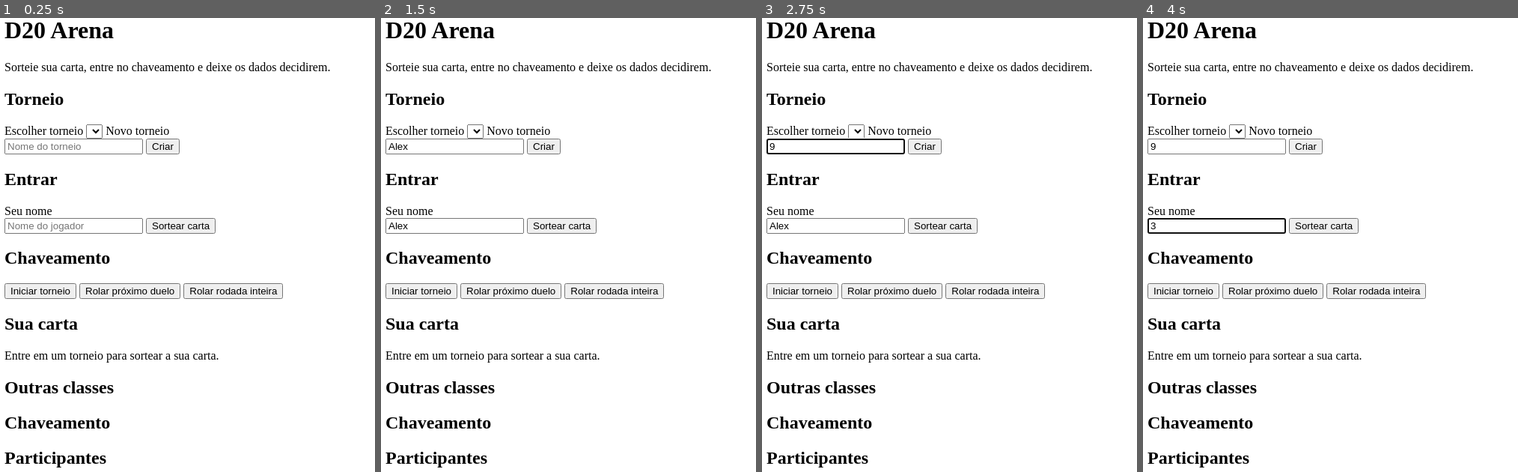
Above: before the commit, frames 1-4 (left to right).
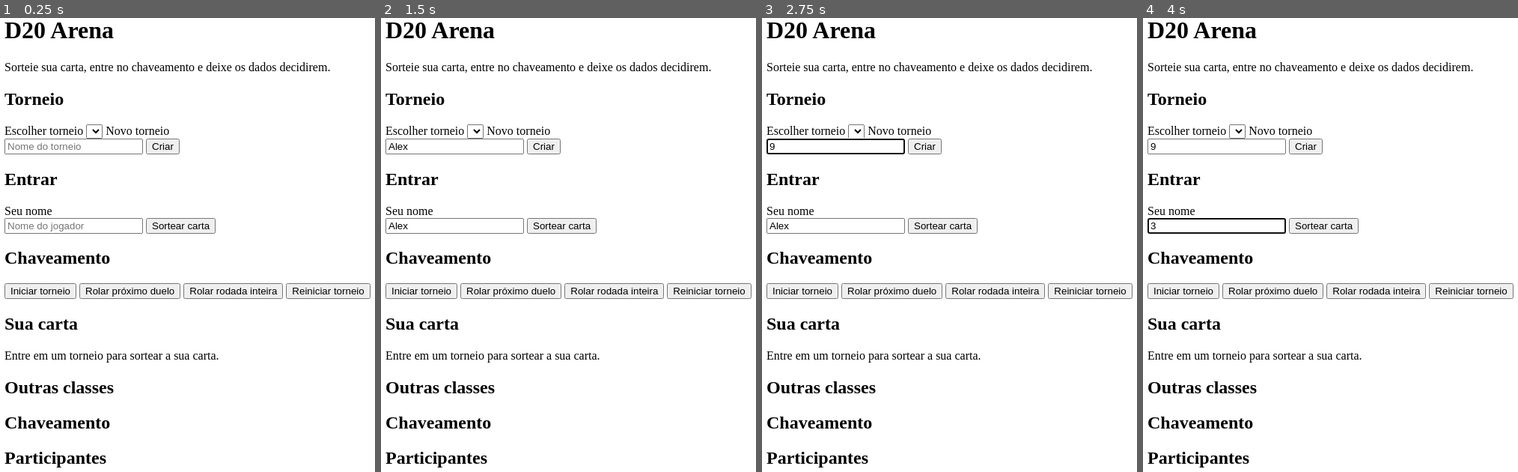
Above: after the commit, the same moments.

Repository: JohnSugahara/ProjetoS207-D20GAME
Game: browser game, page app/static/index.html
Two runs of this game, one before a commit and one after it. Both use one fixed random seed, a clock stepped at 60 frames per second and the inputs below.
Inputs (mouse positions are in pixels of both pictures, inside the frame that each line leads up to):
- Up to frame 1 (0.25 s): no input
- Up to frame 2 (1.5 s): click (456, 145) at 0.27 s; type "Alex" at 0.27 s; click (456, 226) at 0.52 s; type "Alex" at 0.52 s; click "Iniciar torneio" at 0.77 s; tap Space at 1.1 s; click "Iniciar torneio" at 1.27 s
- Up to frame 3 (2.75 s): tap Space at 1.6, 2.1, 2.6 s; click "Rolar próximo duelo" at 1.87 s; click (1092, 290) at 2.02 s, where only the run after the commit has a clickable "Reiniciar torneio"; click (837, 145) at 2.47 s; type "9" at 2.47 s; tap Enter at 2.5, 2.52 s
- Up to frame 4 (4 s): click "Sortear carta" at 3.07 s; tap Space at 3.1, 3.6 s; click (1218, 226) at 3.67 s; type "3" at 3.67 s; tap Enter at 3.7 s

The runs differ from the first frame. In frame 1, 0.2% of the frame differs, in the area x 76-99%, y 58-62%; in frame 2, 0.2%; in frame 3, 0.2%; in frame 4, 0.2%.

Commit message:
Add: Agora clicar em 'enter' aciona o botão ao lado do campo ativo. Além disso, botão adicionado para reiniciar partida sem apaga-la. README atualizado.

Diff:
--- a/app/static/app.js
+++ b/app/static/app.js
@@ -177,6 +177,7 @@
   const prontos = t ? duelosProntos().length : 0;
   $("btn-rolar").disabled = prontos === 0;
   $("btn-rodada").disabled = prontos === 0;
+  $("btn-reiniciar").disabled = !t || t.status === "open";
 }
 
 function duelosProntos() {
@@ -211,6 +212,16 @@
   estado.torneio = id ? await api(`/api/tournaments/${id}`) : null;
   desenhar();
 }
+
+// Enter em um campo de texto aciona o botão ao lado dele (mesma .linha).
+// Se o botão estiver desabilitado, click() não faz nada.
+document.querySelectorAll(".linha input").forEach((campo) => {
+  campo.addEventListener("keydown", (ev) => {
+    if (ev.key !== "Enter" || ev.isComposing) return;
+    ev.preventDefault();
+    campo.closest(".linha").querySelector("button")?.click();
+  });
+});
 
 $("torneio-select").addEventListener("change", (ev) =>
   tentar(() => abrirTorneio(ev.target.value)));
@@ -259,6 +270,16 @@
   avisar("Rodada concluída.");
 }));
 
+$("btn-reiniciar").addEventListener("click", () => tentar(async () => {
+  const ok = confirm("Reiniciar o torneio? Os participantes e as classes continuam, "
+    + "mas o chaveamento e as habilidades desbloqueadas serão apagados.");
+  if (!ok) return;
+  await api(`/api/tournaments/${estado.torneioId}/reset`, "POST");
+  await carregarLista(estado.torneioId);
+  await abrirTorneio(estado.torneioId);
+  avisar("Torneio reiniciado. Inscreva mais jogadores ou inicie de novo.");
+}));
+
 tentar(async () => {
   estado.classes = await api("/api/classes");
   await carregarLista();
--- a/app/static/index.html
+++ b/app/static/index.html
@@ -39,6 +39,7 @@
         <button id="btn-iniciar" type="button">Iniciar torneio</button>
         <button id="btn-rolar" type="button">Rolar próximo duelo</button>
         <button id="btn-rodada" type="button">Rolar rodada inteira</button>
+        <button id="btn-reiniciar" type="button">Reiniciar torneio</button>
       </section>
 
       <p id="mensagem" role="status" aria-live="polite"></p>
